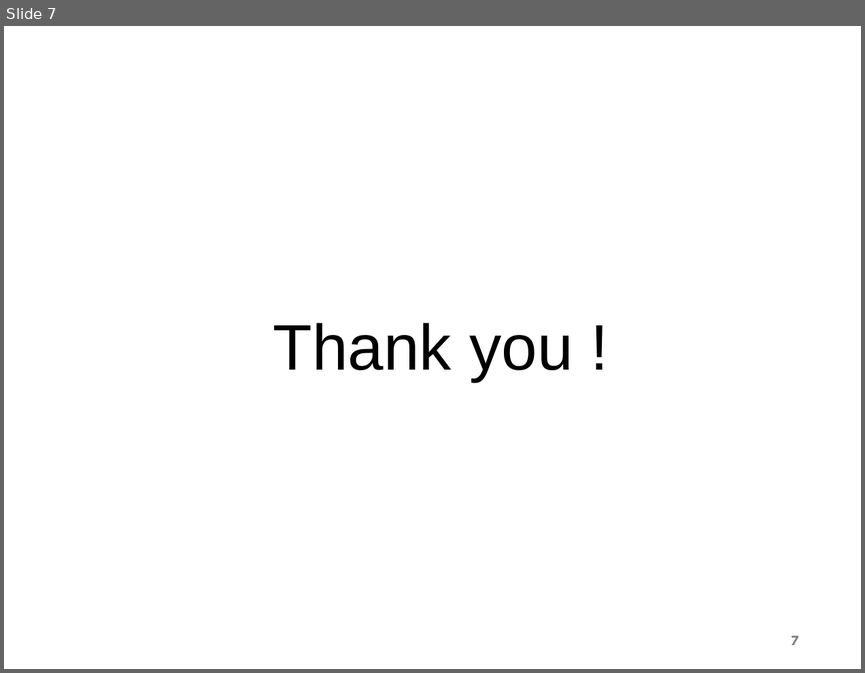
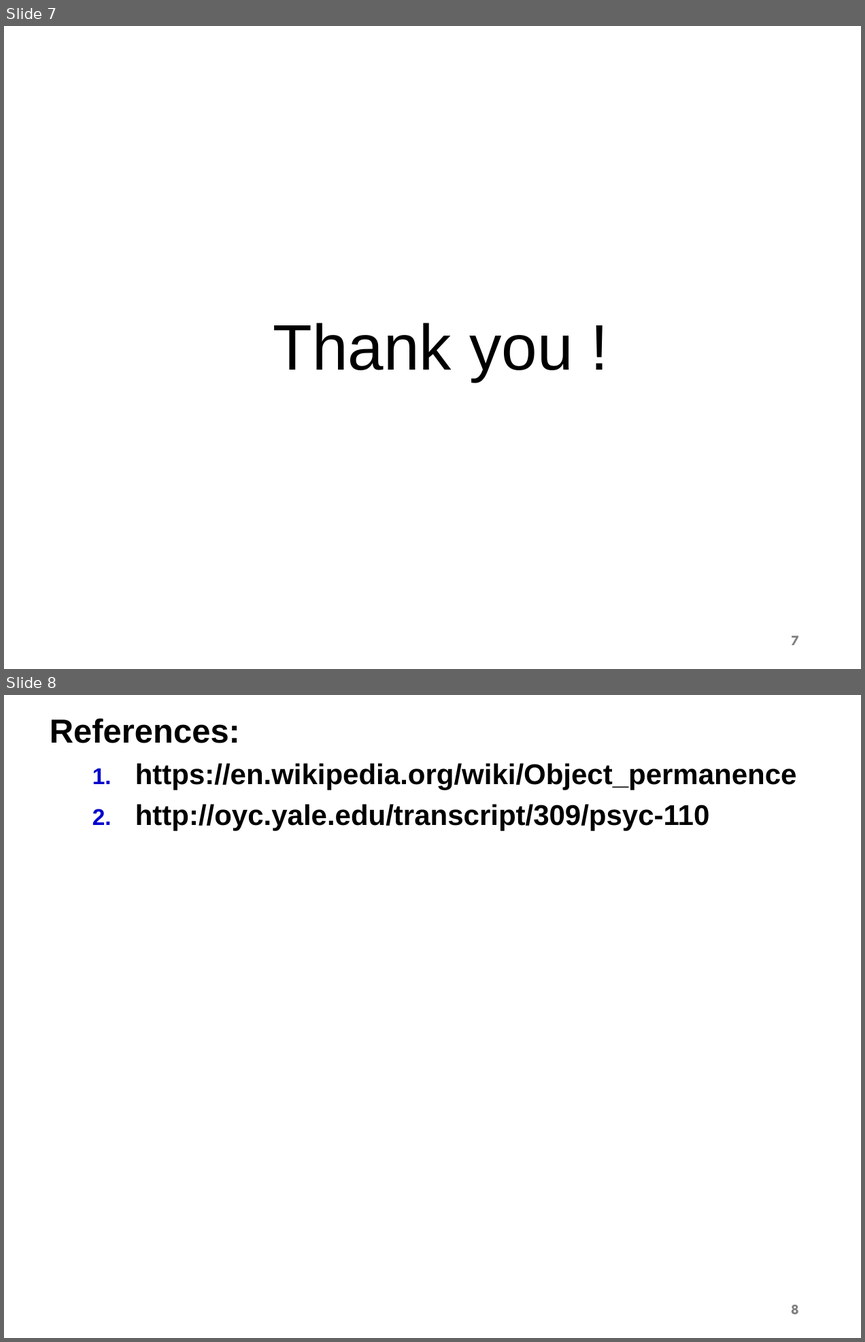
Before and after one commit to markalos/mischellous, a slide deck: cognitive theory.ppt. Shown one above the other, each under a label of ours: slide 7 before the commit, slides 7 and 8 after it. The pictures are 865x673 and 865x1342 pixels, drawn with LibreOffice and Linux fonts; fonts in the diff are those of the drawing; background and template pictures are left out. Boxes give left, top, right and bottom in pixels: in the first picture for what was removed or moved away, otherwise in the second. Text is boxed around its words. In the diff, an @@ line names an element or a change of style, - is before the commit and + after.

Commit message:
add references

```diff
--- a/cognitive theory.ppt
+++ b/cognitive theory.ppt
@@ slide 8 added at (x1=4, y1=695, x2=861, y2=1338), background picture (left out); not listed: 1 template element that a slide beside it also shows @@
@@ text added at (x1=50, y1=718, x2=797, y2=830), 24 pt, text #000000, bold @@
+References:
+  1. https://en.wikipedia.org/wiki/Object_permanence
+  2. http://oyc.yale.edu/transcript/309/psyc-110
```
Also in this commit, not shown: 2 slides changed.
